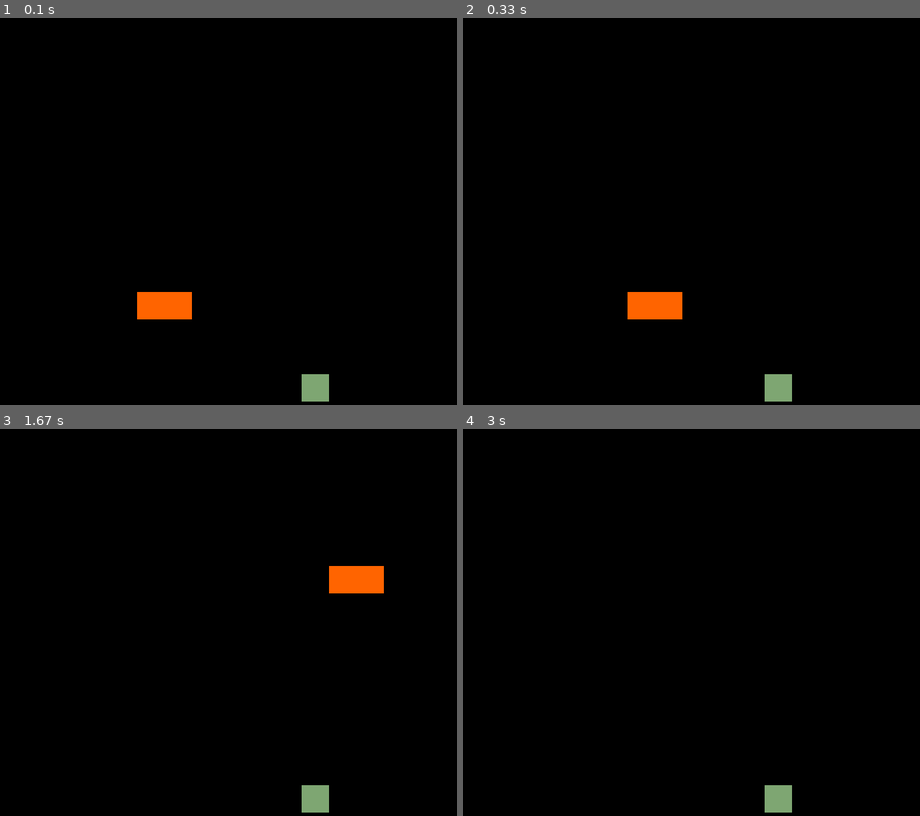
Above: before the commit, frames 1-4 (two rows, left to right).
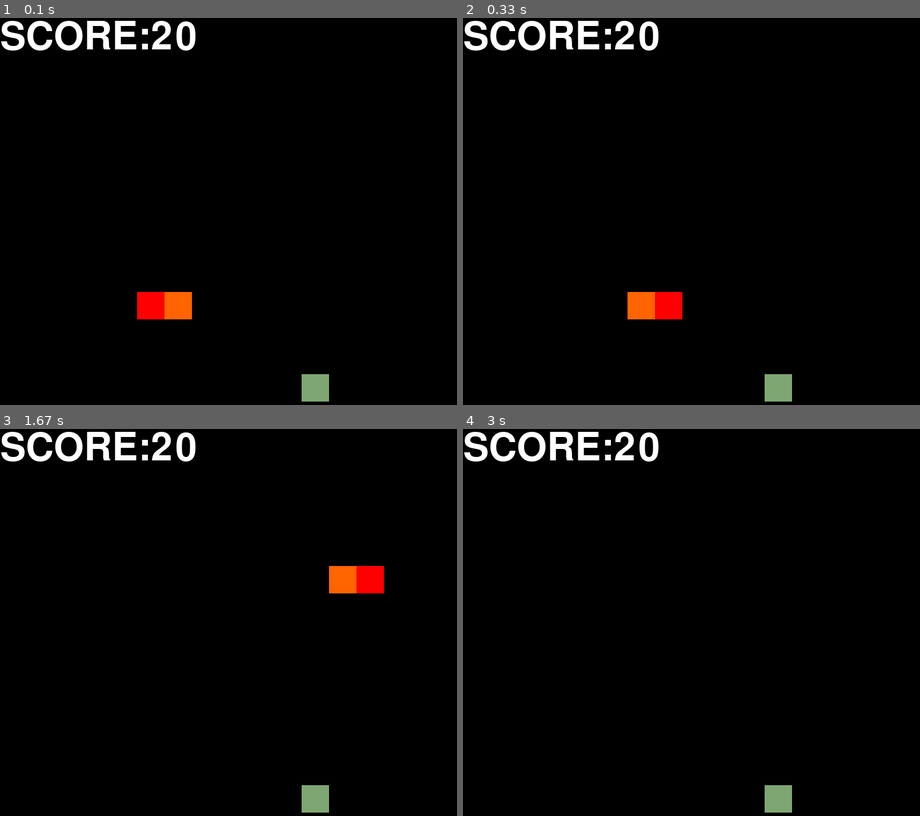
Above: after the commit, the same moments.

Repository: Ali-TM-original/pygame-projects
Game: pygame game, started from snake/main.py
Same seed, same stepped clock (60 frames per second), same inputs: the game is played once before the commit and once after it.
Inputs:
- Up to frame 1 (0.1 s): no input
- Up to frame 2 (0.33 s): no input
- Up to frame 3 (1.67 s): hold Up 0.83-1.3 s; hold Right from 1.33 s (still down)
- Up to frame 4 (3 s): release Right at 1.8 s

The runs differ from the first frame. In frame 1, 2.0% of the frame differs, in the area x 0-43%, y 0-78%; in frame 2, 2.0%; in frame 3, 2.0%; in frame 4, 1.6%.

Commit message:
All Done
All done except What to do on Collisions

Diff:
--- a/snake/main.py
+++ b/snake/main.py
@@ -5,10 +5,11 @@
 from pygame.math import Vector2
 from random import randint
 
+
 """
 Mixer imported for Sound
 
-1>. Creating a Grid by making small squares/rects will cause issues in separate file
+1>. Creating a Grid by making small squares/ ret will cause issues in separate file
 2>. Creating Food for the snake using a dot class
 """
 
@@ -45,11 +46,14 @@
         self.direction = Vector2(1, 0)
 
     def draw_(self):
-        for blocks in self.body:
+        for index, blocks in enumerate(self.body):
             x_pos = int(blocks.x * 48)
             y_pos = int(blocks.y * 48)
             blk = Rect(x_pos, y_pos, 48, 48)
-            pygame.draw.rect(screen, (255, 100, 0), blk)
+            if index == 0:
+                pygame.draw.rect(screen, (255, 0, 0), blk)
+            else:
+                pygame.draw.rect(screen, (255, 100, 0), blk)
 
     def move(self):
         body = self.body[:-1]
@@ -69,7 +73,7 @@
 
     def pls_move_snake(self):
         self.snake.move()
-        self.check_collison_dots_snake()
+        self.check_collision_dots_snake()
         self.check_collision_body()
         self.check_collision_wall()
 
@@ -79,26 +83,36 @@
     def pls_draw_dots(self):
         self.dots.draw_dot()
 
-    def check_collison_dots_snake(self):
+    def check_collision_dots_snake(self):
+        """play a sound here"""
         if self.dots.pos == self.snake.body[0]:
             self.dots.random_DOT()
             self.snake.add_part()
 
     def check_collision_body(self):
+        """PLAY A SOUND HERE"""
         for parts in self.snake.body[1:]:
             if parts == self.snake.body[0]:
                 print("COLLISION")
 
     def check_collision_wall(self):
+        """PLAY A SOUND HERE"""
         if not 0 <= self.snake.body[0].x < cell_number or not 0 <= self.snake.body[0].y < cell_number:
             print("WALL")
 
+
+white = (255, 255, 255)
+green = (0, 255, 0)
+blue = (0, 0, 128)
 
 pygame.init()
 screen = pygame.display.set_mode((800, 800))
 pygame.display.set_caption("Snake")
 clock = pygame.time.Clock()
+font = pygame.font.Font("assets/LazenbyCompSmooth.ttf", 100)
 
+text = font.render('GeeksForGeeks', True, white)
+textRect = text.get_rect()
 
 core = Core()
 
@@ -106,6 +120,7 @@
 pygame.time.set_timer(Custom_event, 120)
 
 while True:
+
     for events in pygame.event.get():
         if events.type == pygame.QUIT:
             pygame.quit()
@@ -127,7 +142,13 @@
             if events.key == pygame.K_LEFT and core.snake.direction != Vector2(1, 0):
                 core.snake.direction = Vector2(-1, 0)
 
+    test_score = str(len(core.snake.body)*10)
+    text_ = f"SCORE:{test_score}"
+    text = font.render(text_, True, white)
+    textRect = text.get_rect()
+    # screen.fill((175, 215, 70))
     screen.fill((0, 0, 0))
+    screen.blit(text, textRect)
     core.pls_draw_snake()
     core.pls_draw_dots()
     pygame.display.update()
